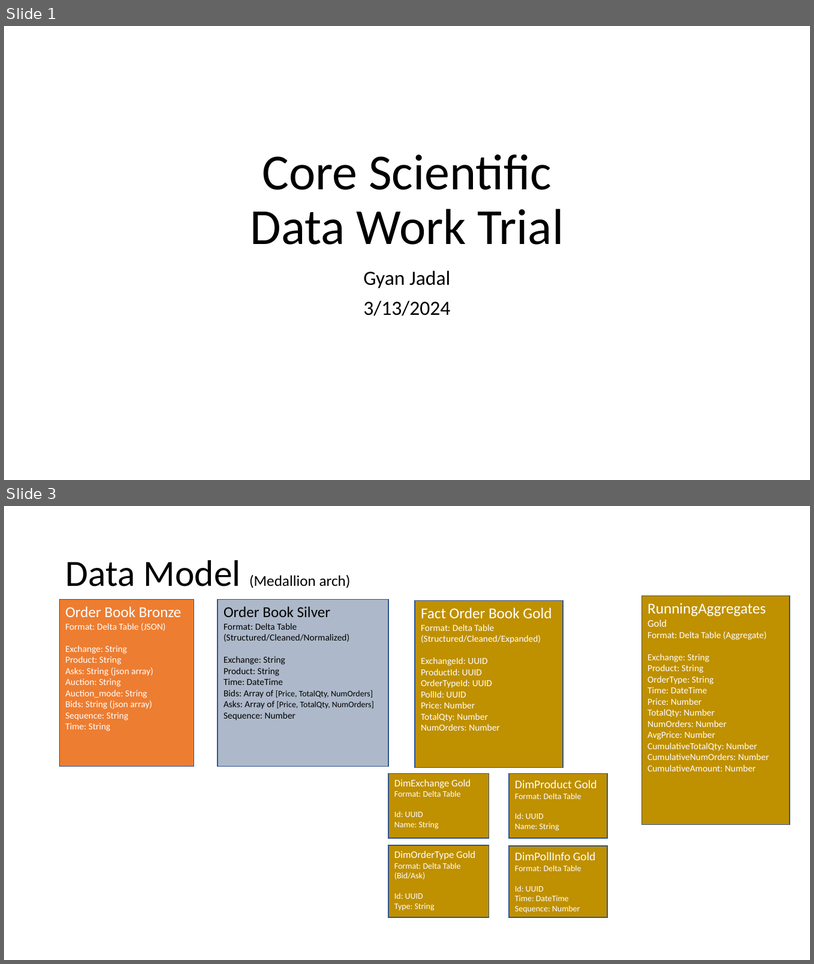
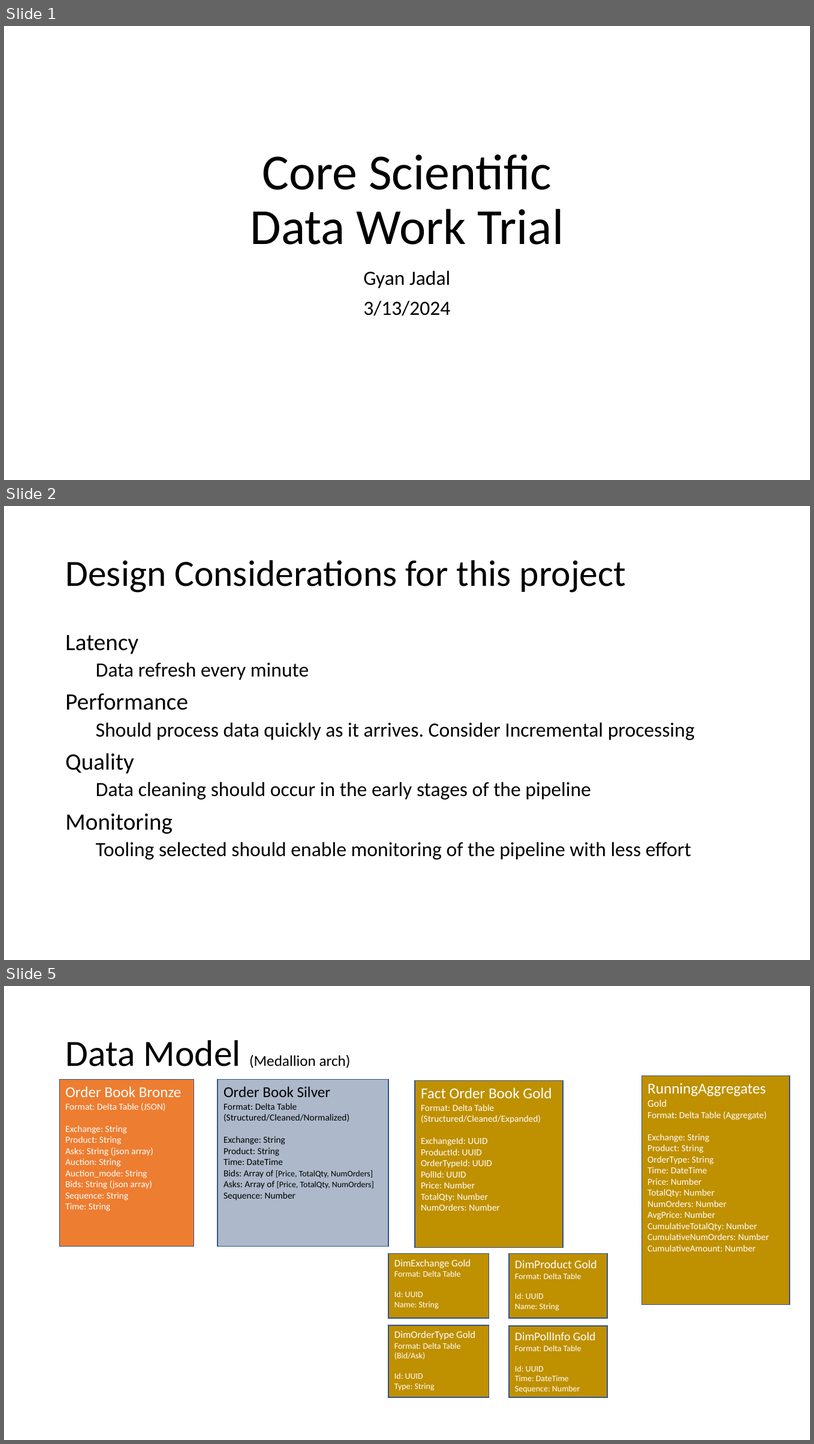
Before and after one commit to gyanjadal/cs_datatrial, a slide deck: documents/GJ_DataTrial_Presentation_Deck.pptx. Shown one above the other, each under a label of ours: slides 1 and 3 before the commit, slides 1, 2 and 5 after it; the slides between them are not shown. The pictures are 814x964 and 814x1444 pixels, drawn with LibreOffice and Linux fonts; fonts in the diff are those of the drawing. Boxes give left, top, right and bottom in pixels: in the first picture for what was removed or moved away, otherwise in the second. Text is boxed around its words. In the diff, an @@ line names an element or a change of style, - is before the commit and + after.

```diff
--- a/documents/GJ_DataTrial_Presentation_Deck.pptx
+++ b/documents/GJ_DataTrial_Presentation_Deck.pptx
@@ slide 2 added at (4, 506, 810, 960), background #FFFFFF @@
@@ title added at (65, 560, 626, 592), 44 pt, text #000000 @@
+Design Considerations for this project
@@ text added at (65, 635, 695, 859), 24 pt, text #000000 @@
+Latency
+  Data refresh every minute
+Performance
+  Should process data quickly as it arrives. Consider Incremental processing
+Quality
+  Data cleaning should occur in the early stages of the pipeline
+Monitoring
+  Tooling selected should enable monitoring of the pipeline with less effort
@@ what was slide 3 is now slide 5 @@
```
Also in this commit, not shown: 2 slides changed, 2 other slides added, 1 slide removed.
